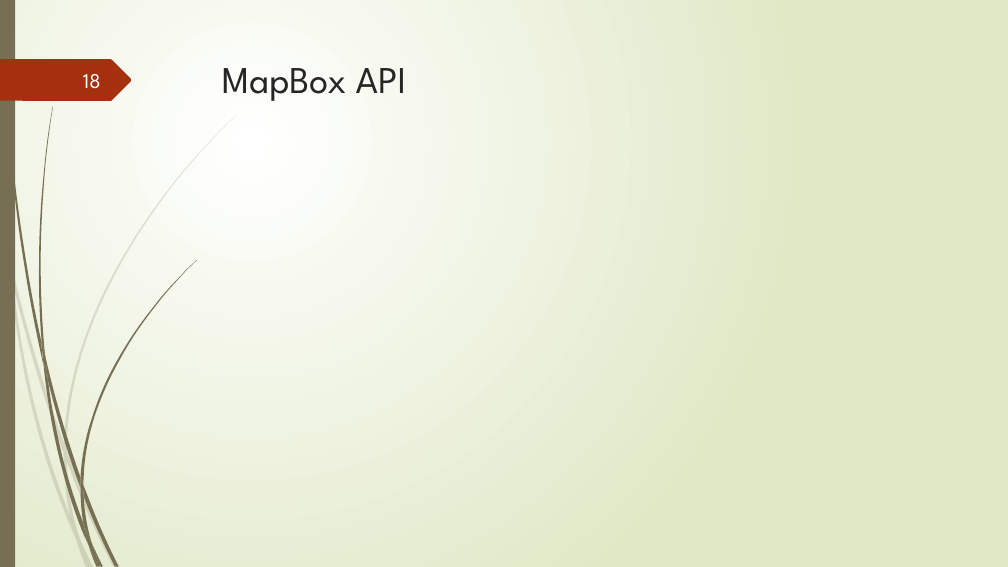
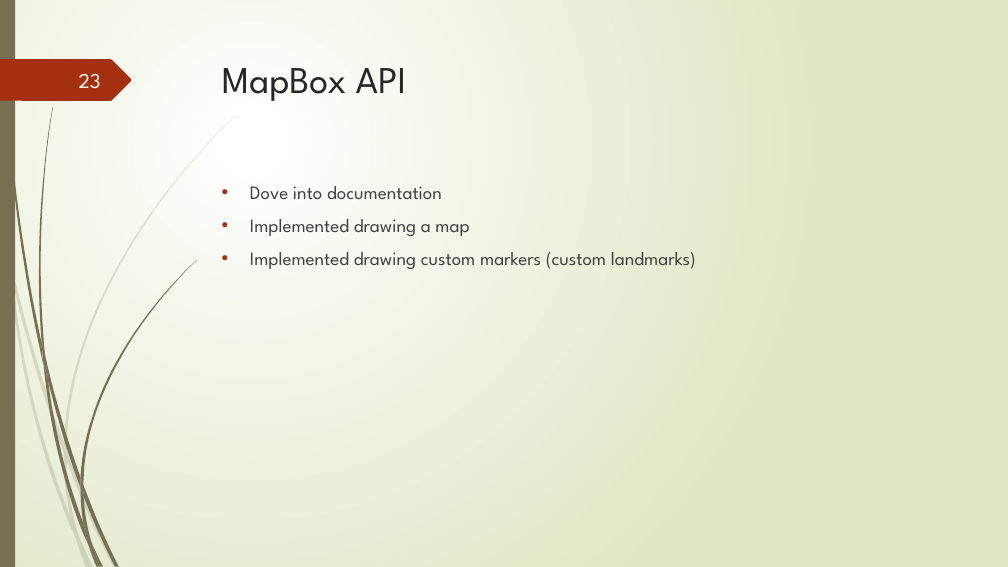
Before and after one commit to junmin-yee/Landmarked, a slide deck: slide 23 of Presentations/Sprint01_ReviewMeeting.pptx (slide 18 before the commit). Drawn at 1008x567 pixels with LibreOffice and Linux fonts; fonts in the diff are those of the drawing. Boxes give left, top, right and bottom in pixels: in the first picture for what was removed or moved away, otherwise in the second. Text is boxed around its words. In the diff, an @@ line names an element or a change of style, - is before the commit and + after.

```diff
--- a/Presentations/Sprint01_ReviewMeeting.pptx
+++ b/Presentations/Sprint01_ReviewMeeting.pptx
@@ page number at (x1=79, y1=74, x2=101, y2=89): text changed @@
-18
+23
@@ text added at (x1=250, y1=186, x2=696, y2=269), 18 pt, text #404040 @@
+• Dove into documentation
+• Implemented drawing a map
+• Implemented drawing custom markers (custom landmarks)
```
Also in this commit, not shown: 4 other slides changed, 5 slides added, 1 other file.
